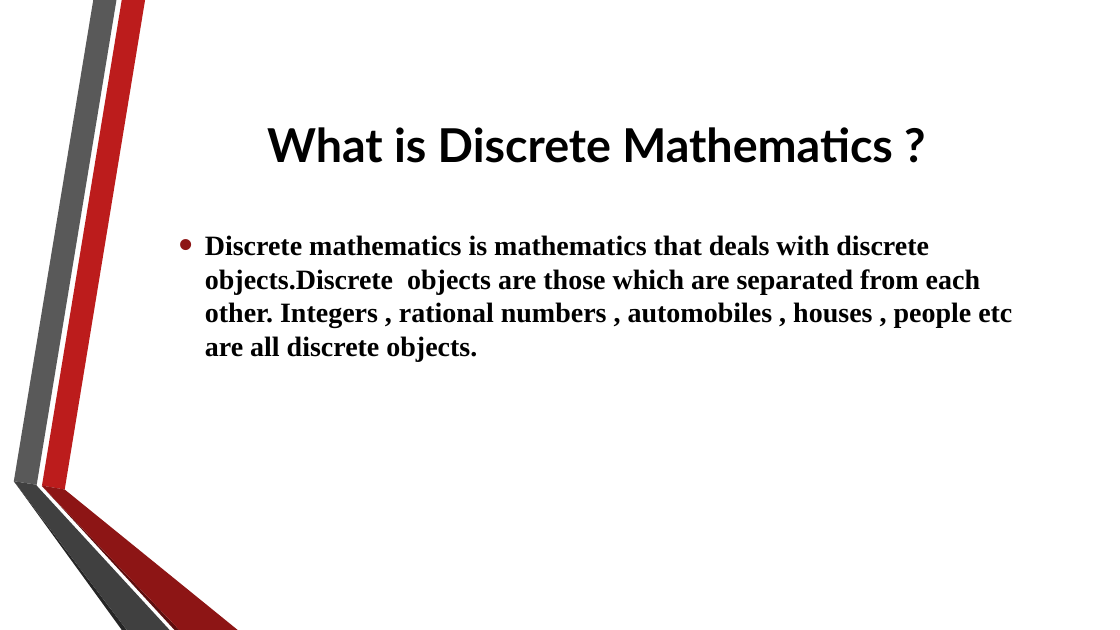
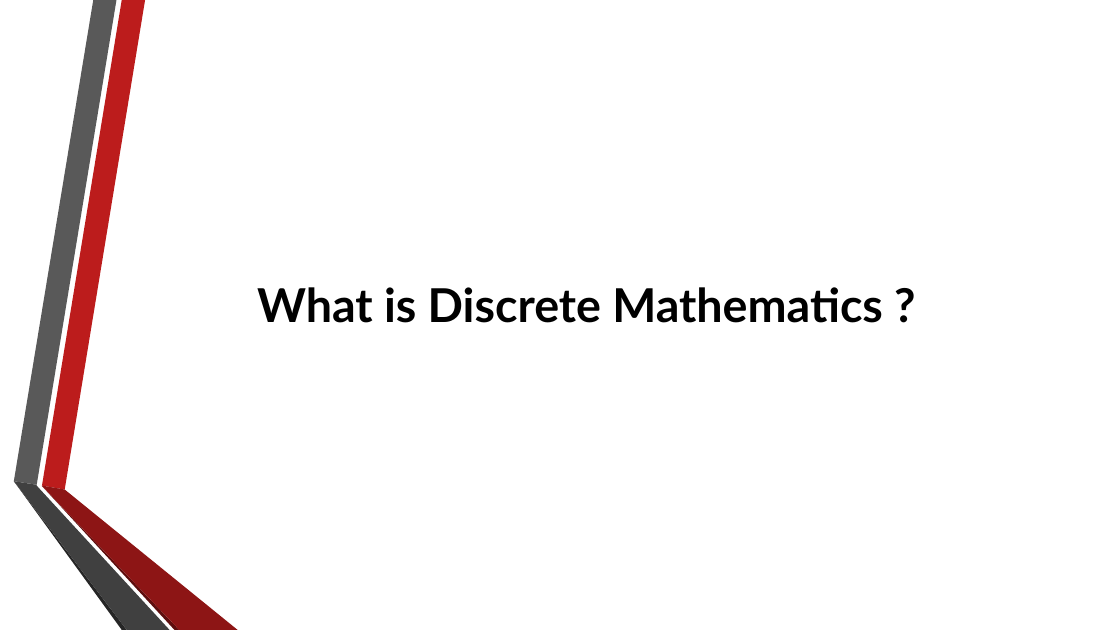
Before and after one commit to flick-23/SEM-3, a slide deck: slide 2 of Mathematics/Assignments/Math PPT.pptx. Drawn at 1120x630 pixels with LibreOffice and Linux fonts; fonts in the diff are those of the drawing; background and template pictures are left out. Boxes give left, top, right and bottom in pixels: in the first picture for what was removed or moved away, otherwise in the second. Text is boxed around its words. In the diff, an @@ line names an element or a change of style, - is before the commit and + after.

```diff
--- a/Mathematics/Assignments/Math PPT.pptx
+++ b/Mathematics/Assignments/Math PPT.pptx
@@ title "What is Discrete Mathematics ?" moved from (x1=267, y1=127, x2=893, y2=163) to (x1=257, y1=287, x2=883, y2=323) @@
@@ text removed at (x1=205, y1=235, x2=1012, y2=361) @@
-• Discrete mathematics is mathematics that deals with discrete objects.Discrete objects are those which are separated from each other. Integers , rational numbers , automobiles , houses , people etc are all discrete objects.
```
Also in this commit, not shown: 3 other slides changed, 4 other files.
